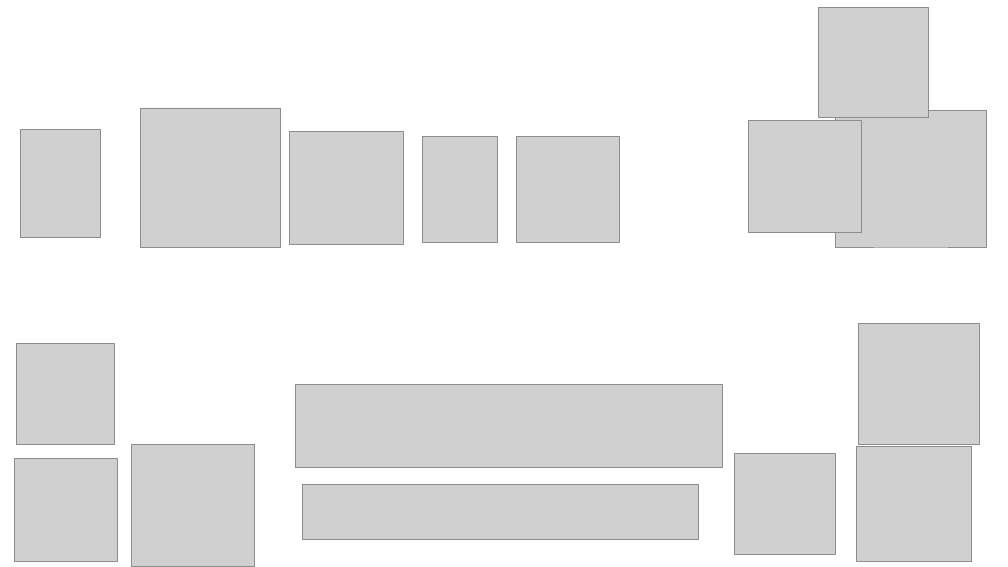
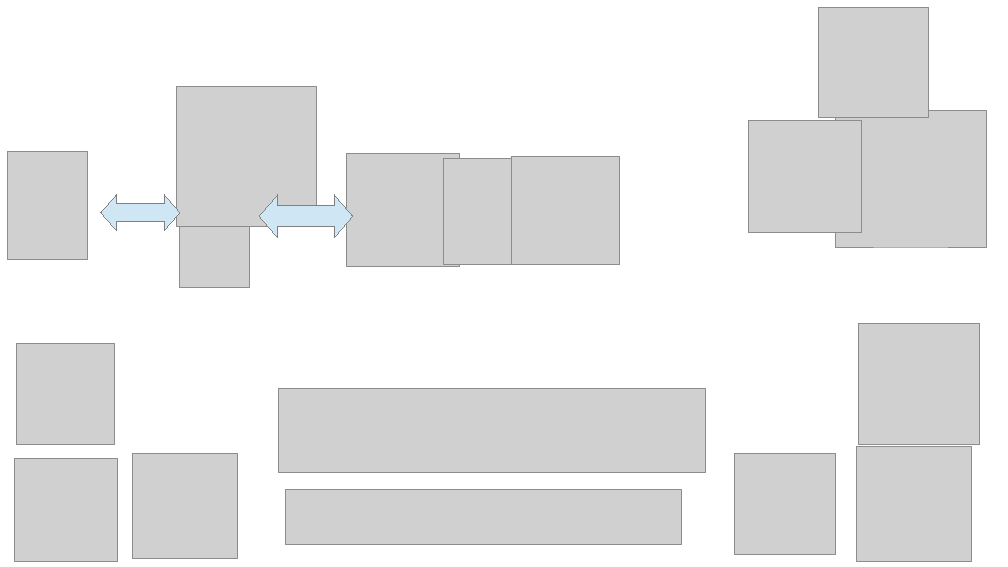
Before and after one commit to bartoszmaleta/matrixQuestStore_backend, a slide deck: slide 2 of presentationQuestStoreFrontPlusBack.odp. Drawn at 1008x567 pixels with LibreOffice and Linux fonts; fonts in the diff are those of the drawing; grey boxes stand for pictures; background and template pictures are left out. Boxes give left, top, right and bottom in pixels: in the first picture for what was removed or moved away, otherwise in the second. Text is boxed around its words. In the diff, an @@ line names an element or a change of style, - is before the commit and + after.

Commit message:
Update presentation

```diff
--- a/presentationQuestStoreFrontPlusBack.odp
+++ b/presentationQuestStoreFrontPlusBack.odp
@@ picture: place and size @@
-picture at (141,108,281,248)
+picture at (177,86,316,226)
@@ picture: place and size @@
-picture at (21,130,101,238)
+picture at (7,151,87,259)
@@ picture: place and size @@
-picture at (290,132,403,245)
+picture at (347,153,460,266)
@@ picture: place and size @@
-picture at (423,137,498,243)
+picture at (444,158,519,264)
@@ picture added at (511,156,619,264) @@
@@ left right arrow added at (101,195,180,231), fill #CFE7F5, outline #808080 0 pt @@
@@ left right arrow added at (259,195,352,238), fill #CFE7F5, outline #808080 0 pt @@
@@ picture: place and size @@
-picture at (516,137,619,243)
+picture at (180,216,251,288)
@@ picture: place and size @@
-picture at (295,384,723,468)
+picture at (278,389,705,473)
@@ picture: place and size @@
-picture at (132,445,254,567)
+picture at (133,454,237,558)
@@ picture: place and size @@
-picture at (302,485,698,540)
+picture at (285,489,681,544)
```
Also in this commit, not shown: 2 slides added, 1 slide removed, 2 other files.
